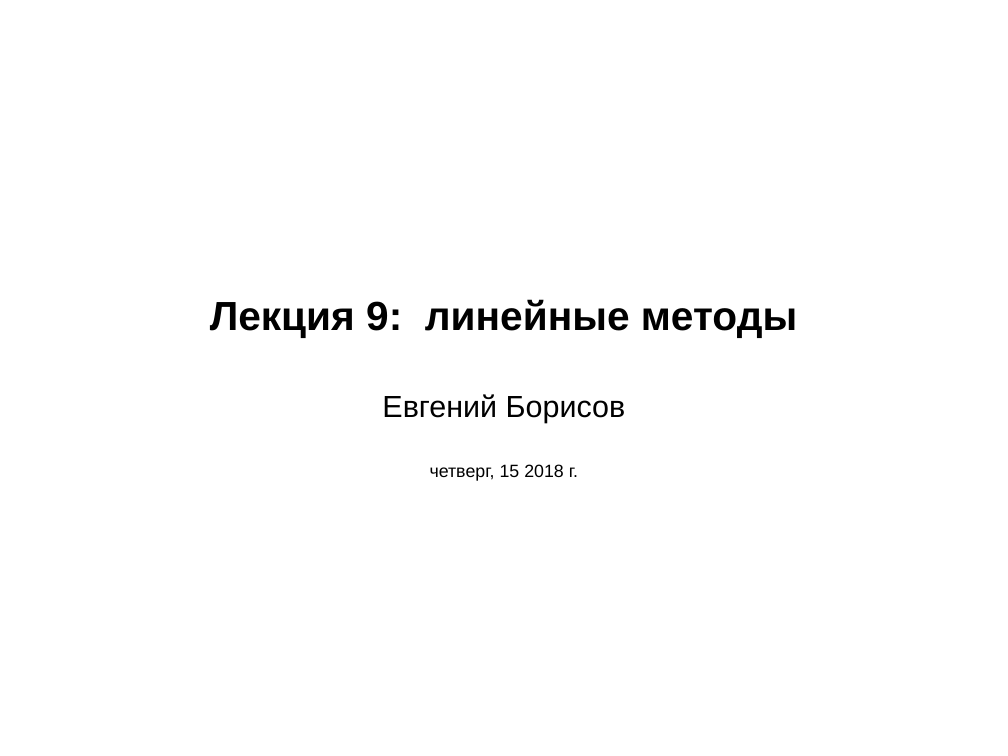
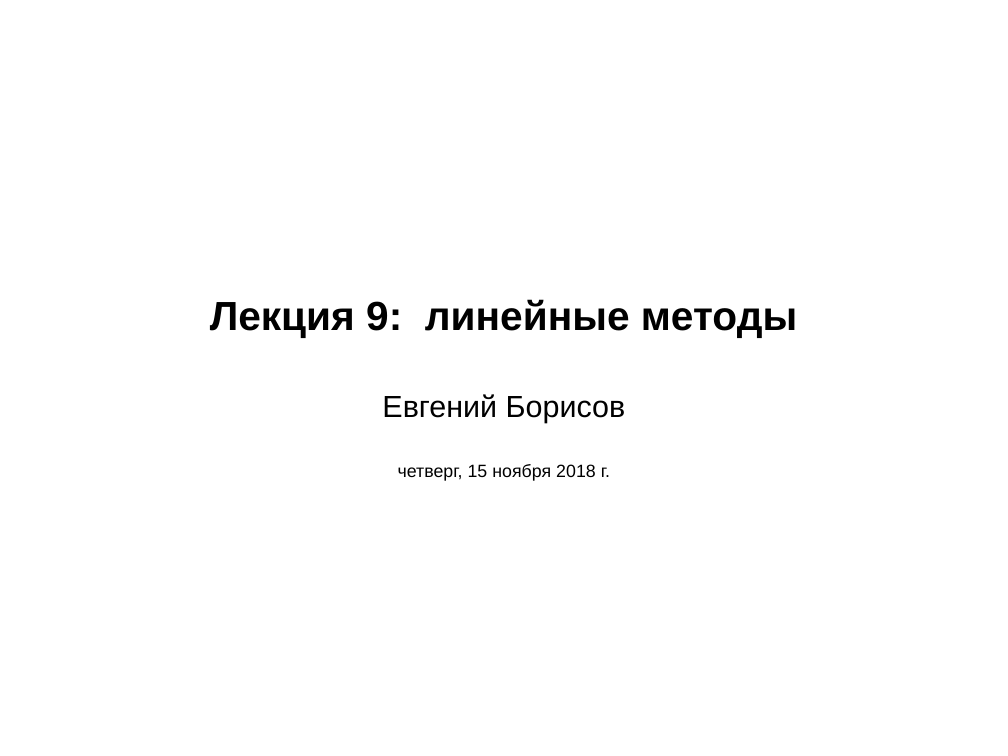
Before and after one commit to mechanoid5/ml_lectorium_legacy, a slide deck: slide 1 of 09-linear.odp. Drawn at 1008x756 pixels with LibreOffice and Linux fonts; fonts in the diff are those of the drawing; background and template pictures are left out. Boxes give left, top, right and bottom in pixels: in the first picture for what was removed or moved away, otherwise in the second. Text is boxed around its words. In the diff, an @@ line names an element or a change of style, - is before the commit and + after.

```diff
--- a/09-linear.odp
+++ b/09-linear.odp
@@ subtitle at (398,464,610,481): text changed @@
-четверг, 15 2018 г.
+четверг, 15 ноября 2018 г.
```
Also in this commit, not shown: 10 other slides changed, 7 slides added, 2 slides removed.
